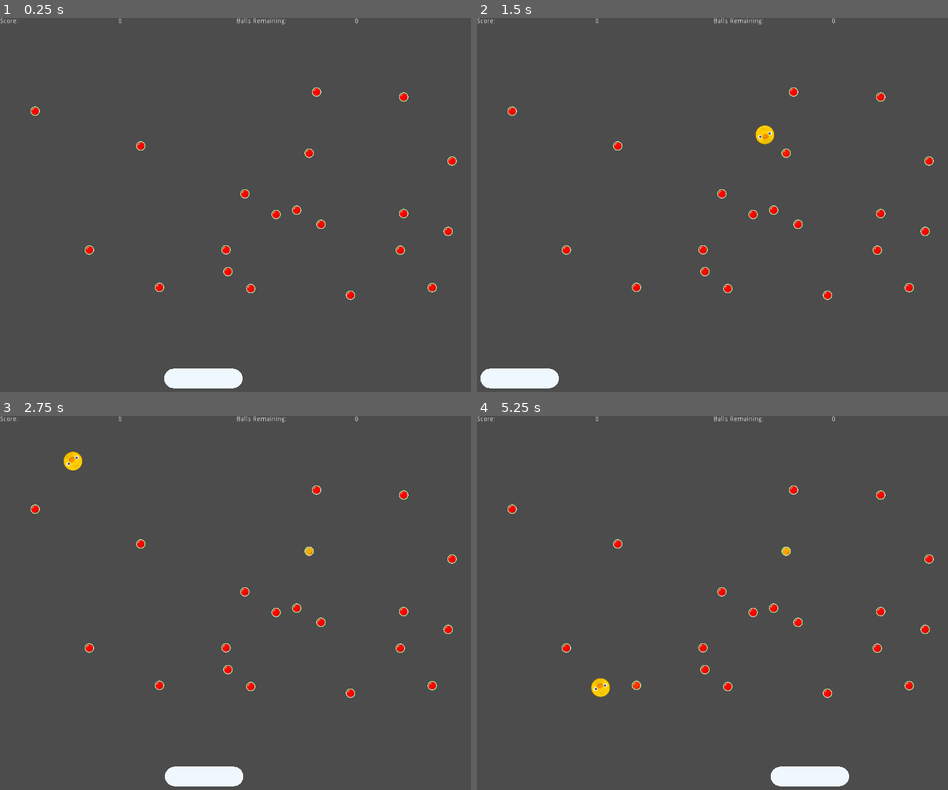
Above: before the commit, frames 1-4 (two rows, left to right).
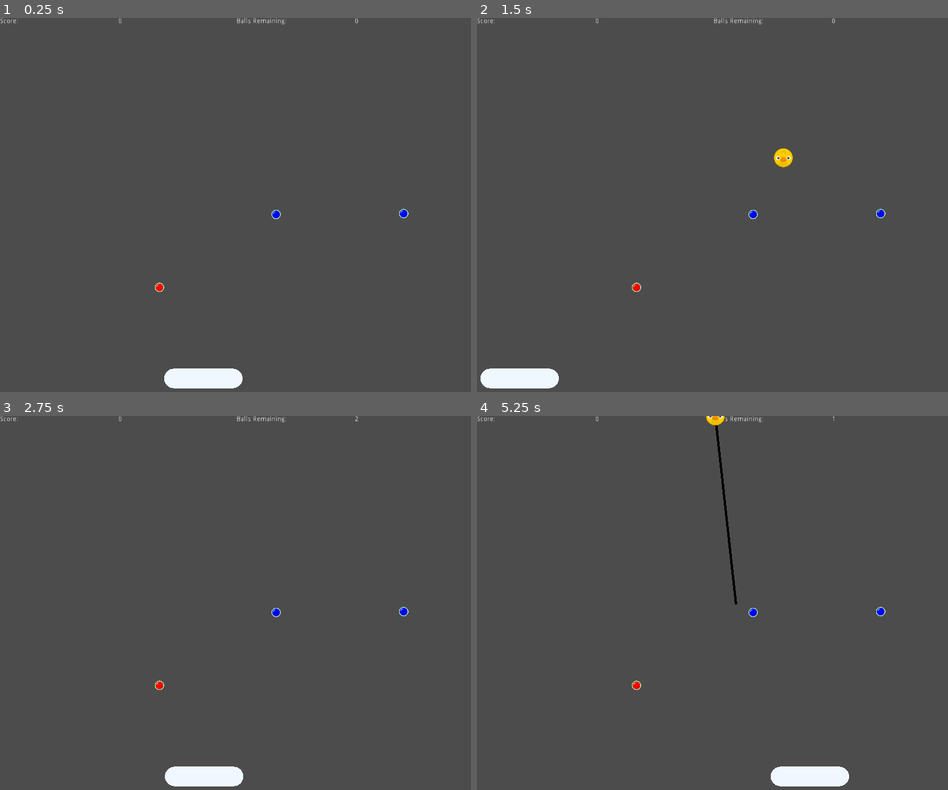
Above: after the commit, the same moments.

Repository: doctor-g/GGJ21
Game: Godot game, scene res://src/Level.tscn
Two runs of this game, one before a commit and one after it. Both use one fixed random seed, a clock stepped at 60 frames per second and the inputs below.
Inputs (mouse positions are in pixels of both pictures, inside the frame that each line leads up to):
- Up to frame 1 (0.25 s): no input
- Up to frame 2 (1.5 s): move the mouse to (816, 186) at 0.52 s; click (816, 186) at 0.67 s; move the mouse to (618, 223) at 1.27 s; click (618, 223) at 1.42 s
- Up to frame 3 (2.75 s): move the mouse to (282, 520) at 2.02 s; click (282, 520) at 2.17 s
- Up to frame 4 (5.25 s): move the mouse to (688, 681) at 2.77 s; click (688, 681) at 2.92 s; move the mouse to (853, 662) at 3.52 s; click (853, 662) at 3.67 s; move the mouse to (571, 546) at 4.27 s; click (571, 546) at 4.42 s; move the mouse to (736, 603) at 5.02 s; click (736, 603) at 5.17 s

The runs differ from the first frame. In frame 1, 0.7% of the frame differs, in the area x 6-97%, y 18-76%; in frame 2, 1.0%; in frame 3, 0.9%; in frame 4, 1.3%, in the area x 6-97%, y 0-76%.

Commit message:
Make one-third of pegs have three health

Diff:
--- a/project/src/Peg.gd
+++ b/project/src/Peg.gd
@@ -3,7 +3,7 @@
 
 signal destroyed()
 
-export var _health := 3
+export var health := 1
 
 onready var _colored_part := $PegBackground
 onready var _tween := $Tween
@@ -11,15 +11,15 @@
 var _health_colors := [Color.blue, Color.orange, Color.red]
 
 func _ready():
-	_colored_part.modulate = _health_colors[_health-1]
+	_colored_part.modulate = _health_colors[health-1]
 
 func hit():
-	_health -= 1
-	if _health > 0:
-		var next_color:Color = _health_colors[_health-1]
+	health -= 1
+	if health > 0:
+		var next_color:Color = _health_colors[health-1]
 		_tween.interpolate_property(_colored_part, "modulate", null, next_color, 0.5)
 		_tween.start()
-	if _health <= 0:
+	if health <= 0:
 		emit_signal("destroyed")
 		queue_free()
 
--- a/project/src/PegGenerator.gd
+++ b/project/src/PegGenerator.gd
@@ -5,16 +5,20 @@
 
 const _peg := preload("res://src/Peg.tscn")
 
-export var _max_pegs := 20
+export var _max_pegs := 3.0
 export var _min_distance_between_pegs := 40.0
+export var _percent_of_upgraded_pegs := 33.0
 
 var _peg_positions := []
+var _upgraded_pegs:int = 0
 
 var _spawn_area_offset := Vector2.ZERO
 var _spawn_area_bounds := Vector2.ZERO
 
 func _ready():
 	randomize()
+	_percent_of_upgraded_pegs /= 100
+	_upgraded_pegs = ceil(_max_pegs*_percent_of_upgraded_pegs)
 	var _spawn_area : Vector2 = $SpawnArea/CollisionShape2D.shape.extents*2
 	_spawn_area_offset = (get_viewport_rect().size-_spawn_area)/2
 	_spawn_area_bounds = _spawn_area
@@ -36,11 +40,14 @@
 					print("Too Close")
 		_peg_positions.append(pos)
 		var _Peg := _peg.instance()
+		if _upgraded_pegs > 0:
+			_upgraded_pegs -= 1
+			_Peg.health = 3
 		_Peg.position = pos
 		$Pegs.add_child(_Peg)
 	for peg in $Pegs.get_children():
 		var _ignore = peg.connect("destroyed", self, "_on_peg_destroyed")
+	emit_signal("pegs_ready", _max_pegs)
 
 func _on_peg_destroyed():
-	emit_signal("pegs_ready", _max_pegs)
 	emit_signal("peg_destroyed")
